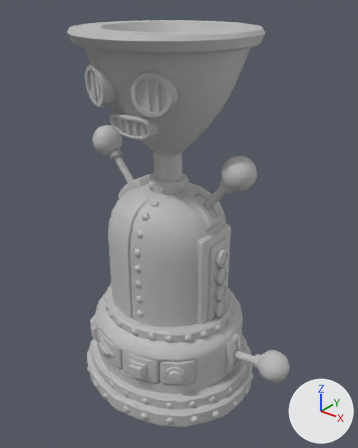
The glTF model model/looper/recorder.glb as it was, and as the next commit left it.
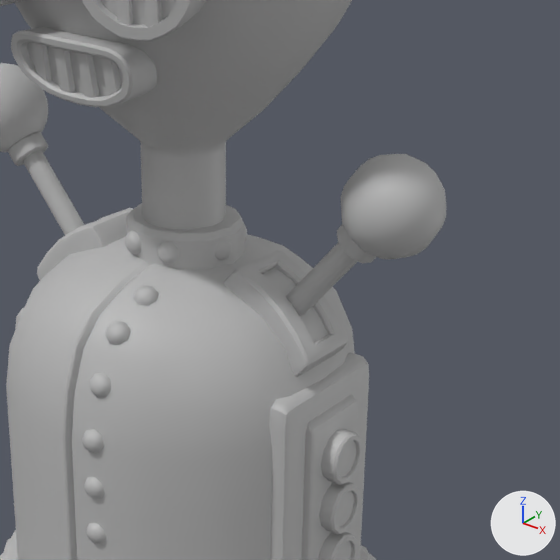
There are two pictures of each version: one whole from a camera (50 mm lens) standing at (0.455, -0.517, 0.615) and looking at (0.024, 0.022, 0.281), one close up on the part from 30% to 82% of the width and 23% to 65% of the height. The axes (+X, +Y, +Z) are drawn at lower right. The lights are the same throughout. The first two pictures are the older version. Vertices at exactly the same position are counted once.

Script lines for the objects in view, before the commit:
```python
me_mesh_001 = bpy.data.meshes.new('Mesh.001')
me_mesh_001.from_pydata(...)  # 8446 vertices, 14704 faces; spans x -15.6..22.5, y -1.3..56.4, z -16.9..11.5
me_mesh_001.materials.append(mat_standard_surface10_001)  # grey #bcbcbc
ob_recorder_geo = bpy.data.objects.new('recorder_geo', me_mesh_001)
ob_recorder_geo.location = (0.0, 0.0, 0.0)
ob_recorder_geo.rotation_euler = (1.571, 0.0, 0.0)  # degrees (90, 0, 0)
ob_recorder_geo.scale = (0.01, 0.01, 0.01)
```
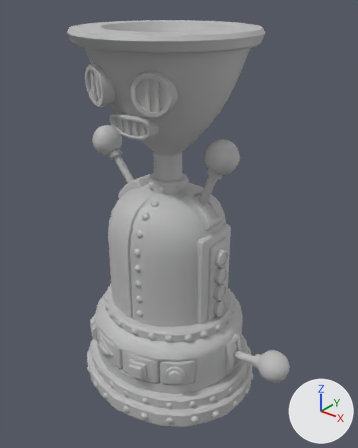
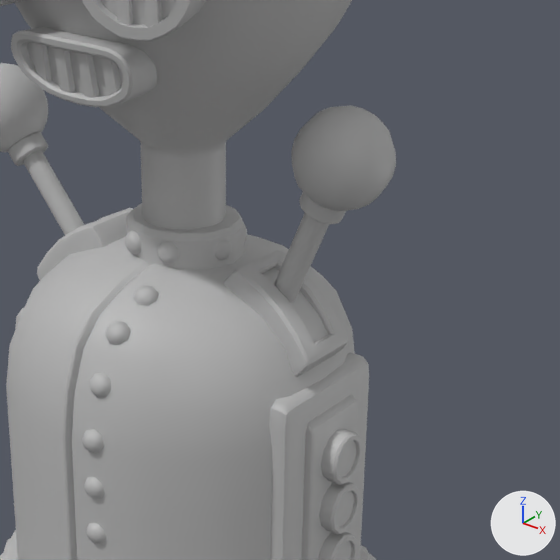
The newer file adds a shape key; the second version is drawn at full value of the shape key 'right_handle_up' of 'recorder_geo', and the change is written as the vertex moves it makes.

What changed in the scene script:
```text
Change me_mesh_001:
    where me_mesh_001.from_pydata(...)  # 8446 vertices, 14704 faces; spans x -15.6..22.5, y -1.3..56.4, z -16.9..11.5
    used by ob_recorder_geo; location = (0.0, 0.0, 0.0); rotation_euler = (1.571, 0.0, 0.0), in degrees (90, 0, 0); scale = (0.01, 0.01, 0.01)
    me_mesh_001 part 1: the loose piece of 133 vertices spanning x 10.2..15.0, y 36.2..41.0, z -4.8..0.0 is turned 17.1 degrees about the z axis through its middle, then moved by (-2.8, 1.7, 0.0)
    me_mesh_001 part 2: the loose piece of 73 vertices spanning x 3.0..11.6, y 27.3..37.2, z -3.0..-1.8 is turned 17.1 degrees about the z axis through its middle, then moved by (-0.7, 0.4, 0.0)
    me_mesh_001 part 3: the loose piece of 72 vertices spanning x 9.8..12.0, y 35.6..37.6, z -3.4..-1.3 is turned 17.1 degrees about the z axis through its middle, then moved by (-2.1, 1.3, 0.0)
```

Pixel boxes (x1, y1, x2, y2) of what changed, in the close-ups (560 x 560 px; the box of a moved part takes in the faces that stretch with it):
'recorder_geo', reshaped: before (0, 0, 446, 560); after (0, 0, 396, 560)
part 1 of me_mesh_001, moved or reshaped: before (341, 154, 446, 259); after (291, 105, 396, 211)
part 2 of me_mesh_001, moved or reshaped: before (286, 242, 358, 316); after (274, 213, 329, 303)
part 3 of me_mesh_001, moved or reshaped: before (337, 224, 376, 263); after (299, 192, 346, 224)
